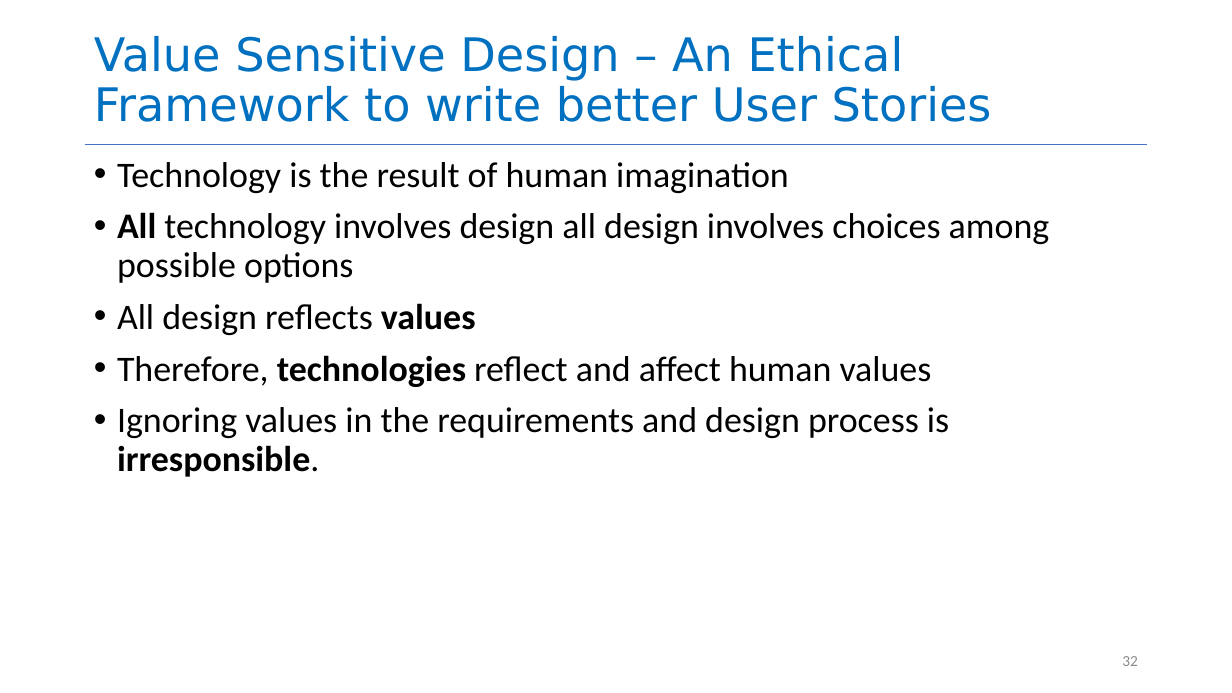
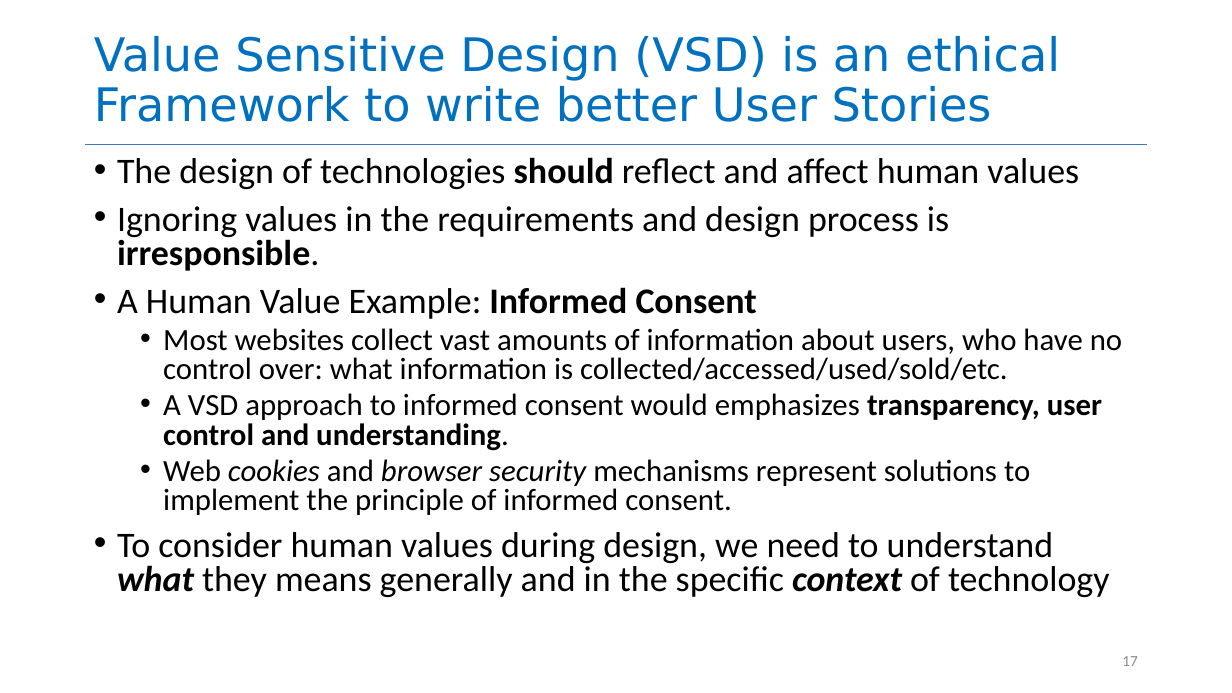
Before and after one commit to yashburshe/CS4530-Fall-2025, a slide deck: slide 17 of Slides/Module 01.2 Requirements Gathering.pptx (slide 32 before the commit). Drawn at 1232x693 pixels with LibreOffice and Linux fonts; fonts in the diff are those of the drawing. Boxes give left, top, right and bottom in pixels: in the first picture for what was removed or moved away, otherwise in the second. Text is boxed around its words. In the diff, an @@ line names an element or a change of style, - is before the commit and + after.

```diff
--- a/Slides/Module 01.2 Requirements Gathering.pptx
+++ b/Slides/Module 01.2 Requirements Gathering.pptx
@@ title at box(94, 36, 1060, 122): text changed @@
-Value Sensitive Design – An Ethical Framework to write better User Stories
+Value Sensitive Design (VSD) is an ethical Framework to write better User Stories
@@ text at box(117, 157, 1079, 189): text changed @@
-• Technology is the result of human imagination
-• All technology involves design all design involves choices among possible options
-• All design reflects values
-• Therefore, technologies reflect and affect human values
+• The design of technologies should reflect and affect human values
@@ text at box(117, 206, 949, 271): line spacing 0.9 to 0.8 @@
@@ text at box(117, 287, 1122, 597): paragraphs added @@
+• A Human Value Example: Informed Consent
+  • Most websites collect vast amounts of information about users, who have no control over: what information is collected/accessed/used/sold/etc.
+  • A VSD approach to informed consent would emphasizes transparency, user control and understanding.
+  • Web cookies and browser security mechanisms represent solutions to implement the principle of informed consent.
+• To consider human values during design, we need to understand what they means generally and in the specific context of technology
@@ page number at box(1122, 656, 1138, 666): text changed @@
-32
+17
```
Also in this commit, not shown: 11 other slides changed, 1 slide removed, 2 other files.
